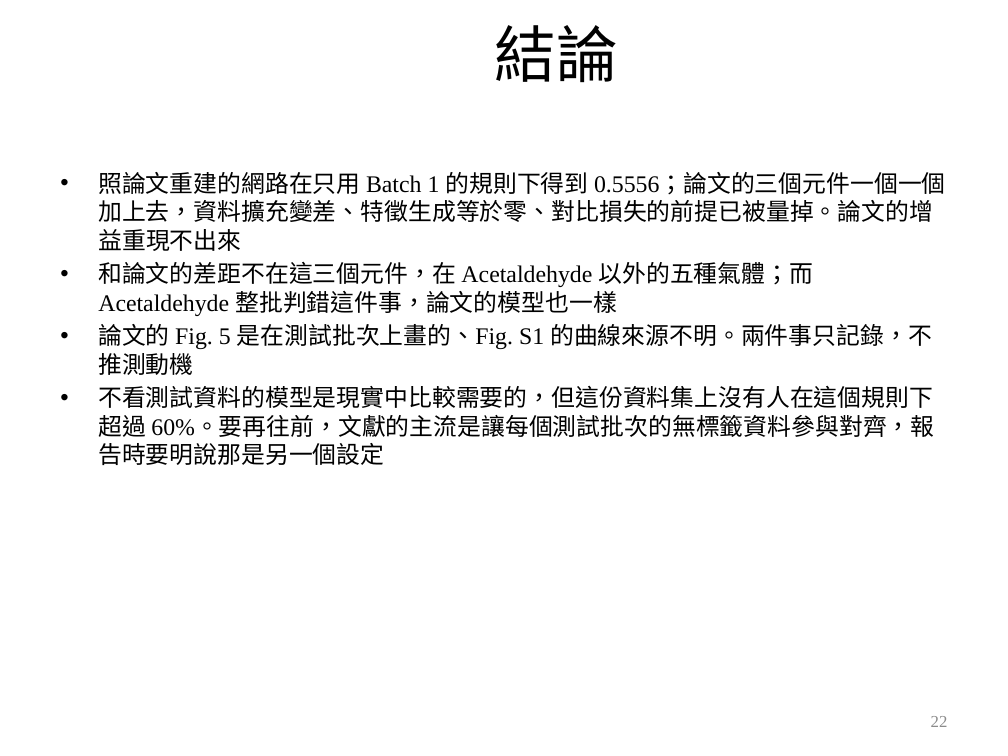
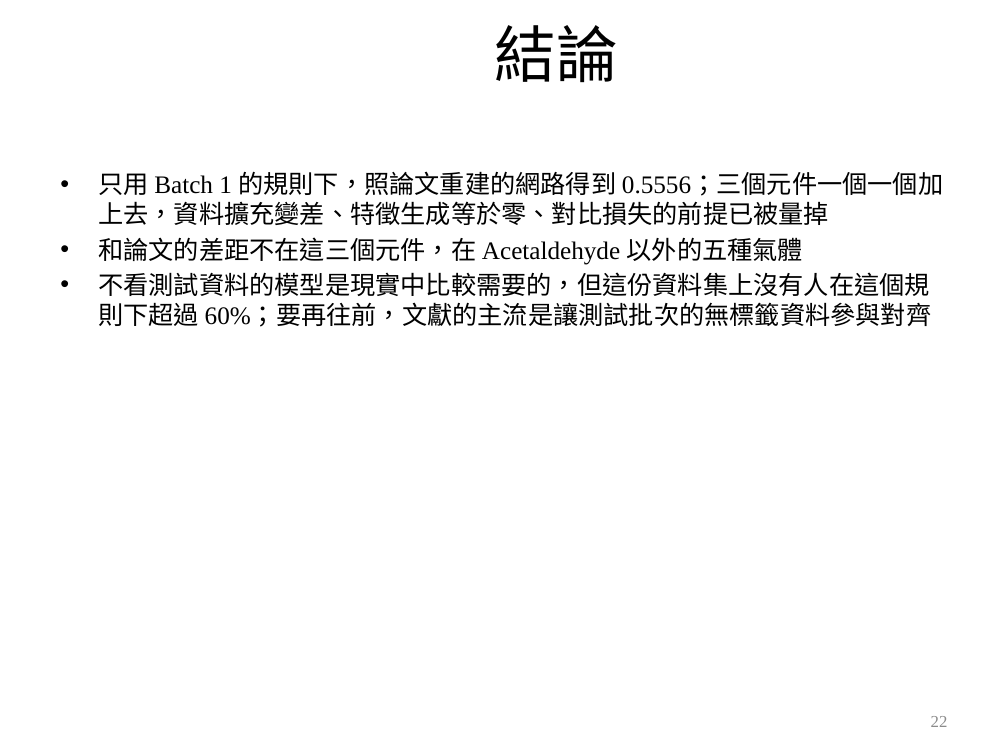
Before and after one commit to wintera1233/cdcnn, a slide deck: slide 22 of reports/09-22-merged.pptx. Drawn at 1008x756 pixels with LibreOffice and Linux fonts; fonts in the diff are those of the drawing; background and template pictures are left out. Boxes give left, top, right and bottom in pixels: in the first picture for what was removed or moved away, otherwise in the second. Text is boxed around its words. In the diff, an @@ line names an element or a change of style, - is before the commit and + after.

```diff
--- a/reports/09-22-merged.pptx
+++ b/reports/09-22-merged.pptx
@@ text at bbox=[98, 171, 943, 327]: text changed; size 17 to 18 pt @@
-• 照論文重建的網路在只用 Batch 1 的規則下得到 0.5556；論文的三個元件一個一個加上去，資料擴充變差、特徵生成等於零、對比損失的前提已被量掉。論文的增益重現不出來
-• 和論文的差距不在這三個元件，在 Acetaldehyde 以外的五種氣體；而 Acetaldehyde 整批判錯這件事，論文的模型也一樣
-• 論文的 Fig. 5 是在測試批次上畫的、Fig. S1 的曲線來源不明。兩件事只記錄，不推測動機
-• 不看測試資料的模型是現實中比較需要的，但這份資料集上沒有人在這個規則下超過 60%。要再往前，文獻的主流是讓每個測試批次的無標籤資料參與對齊，報告時要明說那是另一個設定
+• 只用 Batch 1 的規則下，照論文重建的網路得到 0.5556；三個元件一個一個加上去，資料擴充變差、特徵生成等於零、對比損失的前提已被量掉
+• 和論文的差距不在這三個元件，在 Acetaldehyde 以外的五種氣體
+• 不看測試資料的模型是現實中比較需要的，但這份資料集上沒有人在這個規則下超過 60%；要再往前，文獻的主流是讓測試批次的無標籤資料參與對齊
```
Also in this commit, not shown: 10 other slides changed, 2 other files.
